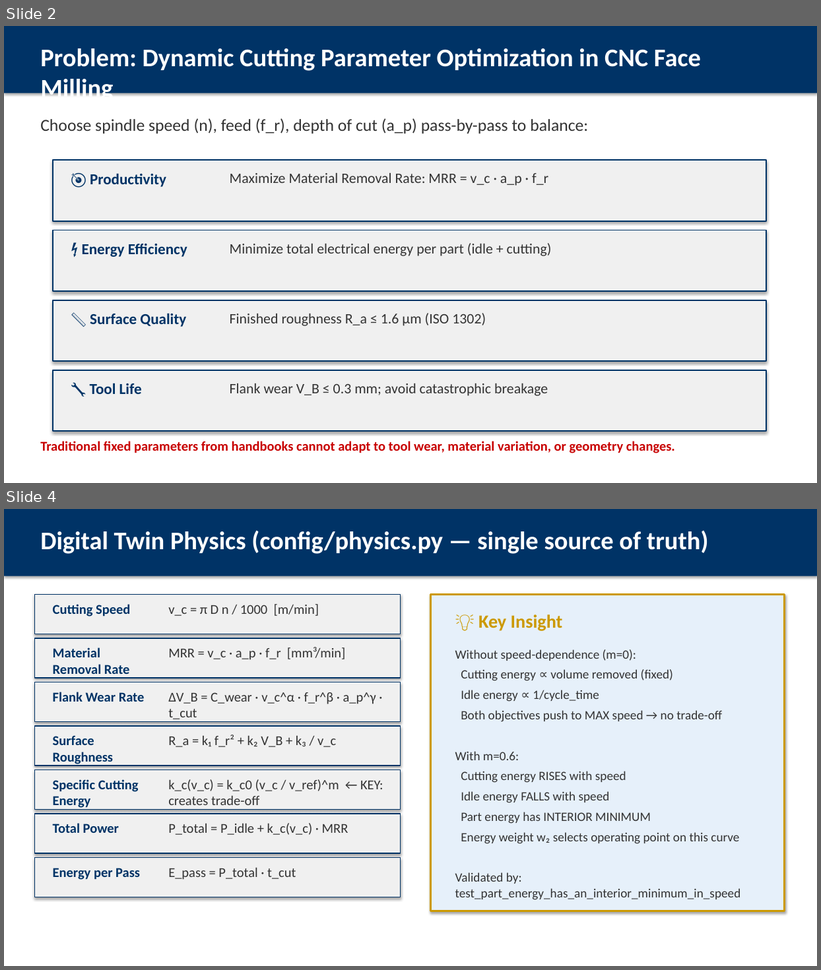
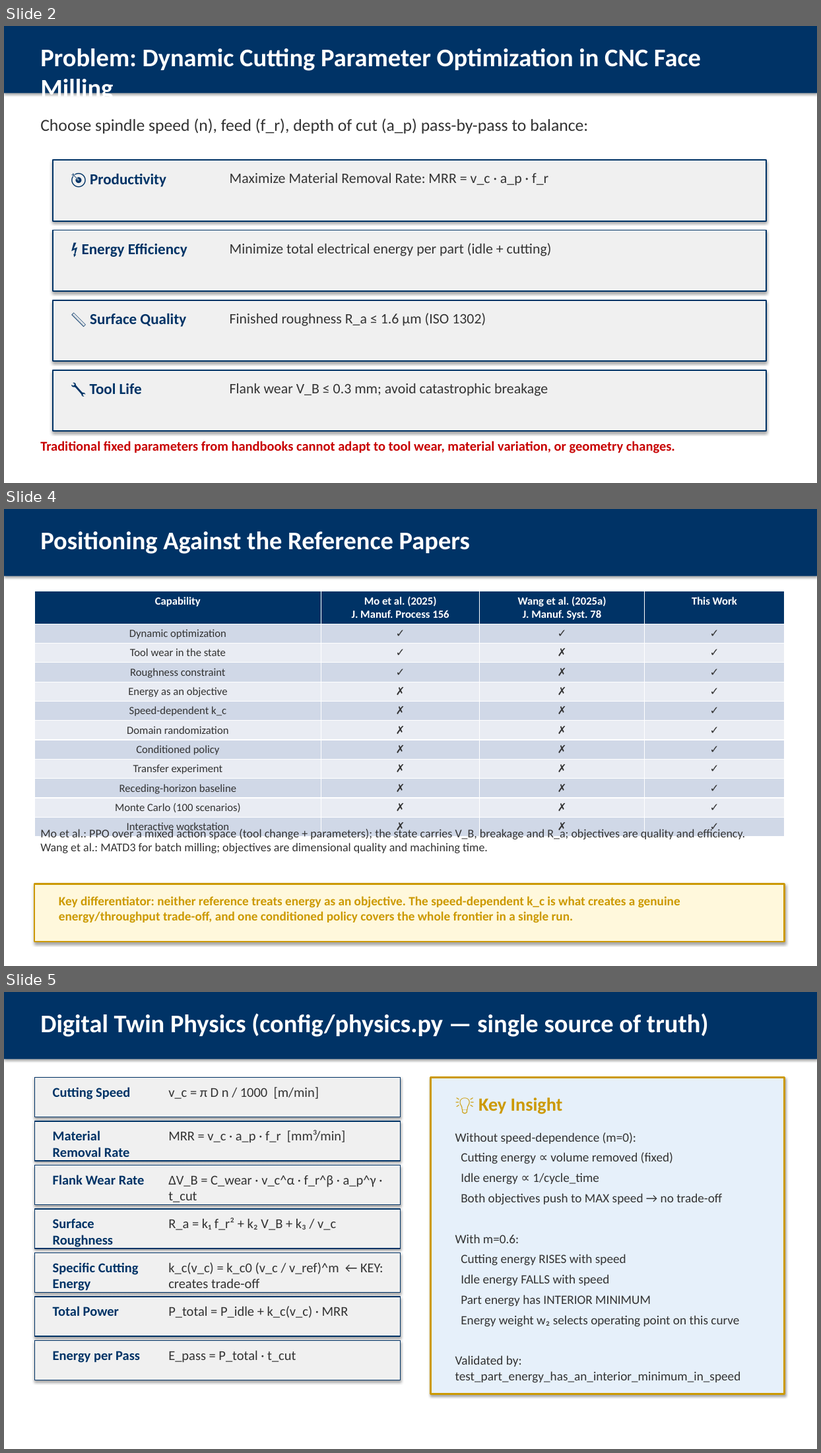
Before and after one commit to AbhinandIITM/AI-in-Mfg, a slide deck: report/presentation.pptx. Shown one above the other, each under a label of ours: slides 2 and 4 before the commit, slides 2, 4 and 5 after it; the slides between them are not shown. The pictures are 821x970 and 821x1453 pixels, drawn with LibreOffice and Linux fonts; fonts in the diff are those of the drawing. Boxes give left, top, right and bottom in pixels: in the first picture for what was removed or moved away, otherwise in the second. Text is boxed around its words. In the diff, an @@ line names an element or a change of style, - is before the commit and + after.

Commit message:
docs: bring the documentation in line with the consolidated project
Every number in the README, the consolidated PROJECT.md, the audit report, the
LaTeX report and the slide deck now comes from the artifacts that were
regenerated after the consolidation onto the single environment.

- One registration, an 11-dimensional observation, one training script and
  one evaluation script are described everywhere.
- The Monte Carlo sweep, the ablation, the runtime weight sweep, the
  baselines and the transfer experiment carry the new measurements.
- The frontier is symmetric now: across the non-dominated weights the
  removal rate falls 8.4% and the energy of the part falls 9.5%, with the
  spindle speed falling with the energy weight.
- The transfer experiment has four arms, and the reading changed with the
  observation: a policy trained across a distribution of materials reaches
  the harder alloy with no adaptation at all, while the nominal-trained
  source policy needs fine tuning or training from scratch. The earlier
  claim that fine tuning does not adapt was measured with an observation
  that could not see the material, and it is corrected rather than
  quietly dropped.
- The audit report's dispositions are updated where the consolidation
  invalidated the measurement behind them, and the observation statistics
  were re-measured on the 11-dimensional policy.

```diff
--- a/report/presentation.pptx
+++ b/report/presentation.pptx
@@ slide 4 added at bbox=[4, 509, 817, 966], background #FFFFFF @@
@@ rectangle added at bbox=[4, 509, 817, 576], fill #003366 @@
@@ text added at bbox=[40, 531, 470, 554], 30 pt, text #FFFFFF, bold @@
+Positioning Against the Reference Papers
@@ table added at bbox=[34, 591, 785, 836], 12 rows, 4 columns @@
+Capability | Mo et al. (2025) / J. Manuf. Process 156 | Wang et al. (2025a) / J. Manuf. Syst. 78 | This Work
+Dynamic optimization | ✓ | ✓ | ✓
+Tool wear in the state | ✓ | ✗ | ✓
+Roughness constraint | ✓ | ✗ | ✓
+Energy as an objective | ✗ | ✗ | ✓
+Speed-dependent k_c | ✗ | ✗ | ✓
+Domain randomization | ✗ | ✗ | ✓
+Conditioned policy | ✗ | ✗ | ✓
+Transfer experiment | ✗ | ✗ | ✓
+Receding-horizon baseline | ✗ | ✗ | ✓
+Monte Carlo (100 scenarios) | ✗ | ✗ | ✓
+Interactive workstation | ✗ | ✗ | ✓
@@ text added at bbox=[40, 828, 746, 854], 14 pt, text #333333 @@
+Mo et al.: PPO over a mixed action space (tool change + parameters); the state carries V_B, breakage and R_a; objectives are quality and efficiency.
+Wang et al.: MATD3 for batch milling; objectives are dimensional quality and machining time.
@@ rectangle added at bbox=[34, 884, 785, 942], fill #FFF8DC, outline #CC9900 2 pt @@
@@ text added at bbox=[59, 896, 680, 923], 15 pt, text #CC9900, bold @@
+Key differentiator: neither reference treats energy as an objective. The speed-dependent k_c is what creates a genuine energy/throughput trade-off, and one conditioned policy covers the whole frontier in a single run.
@@ what was slide 4 is now slide 5 @@
```
Also in this commit, not shown: 10 slides changed, 3 other slides added, 3 slides removed, 50 other files.
